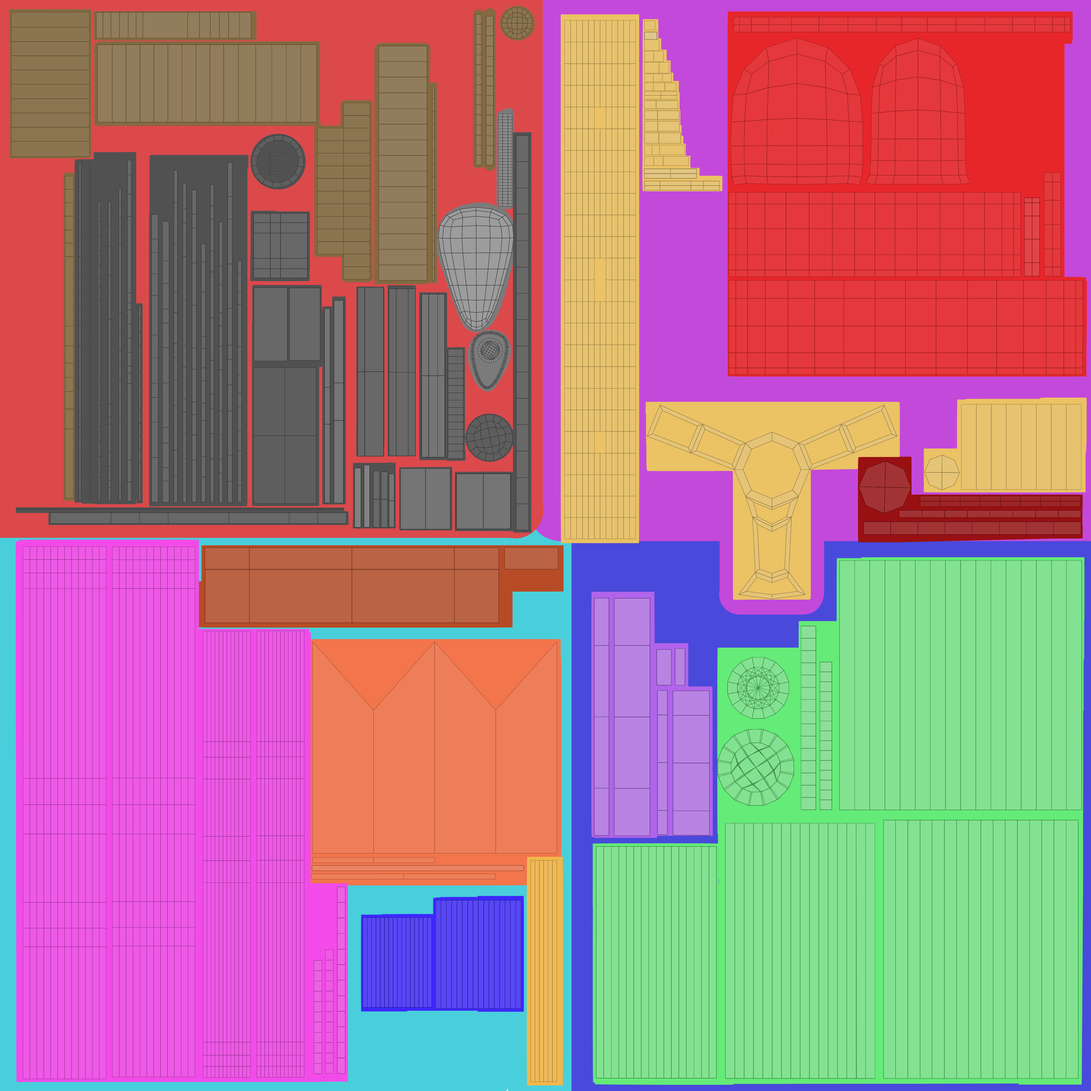
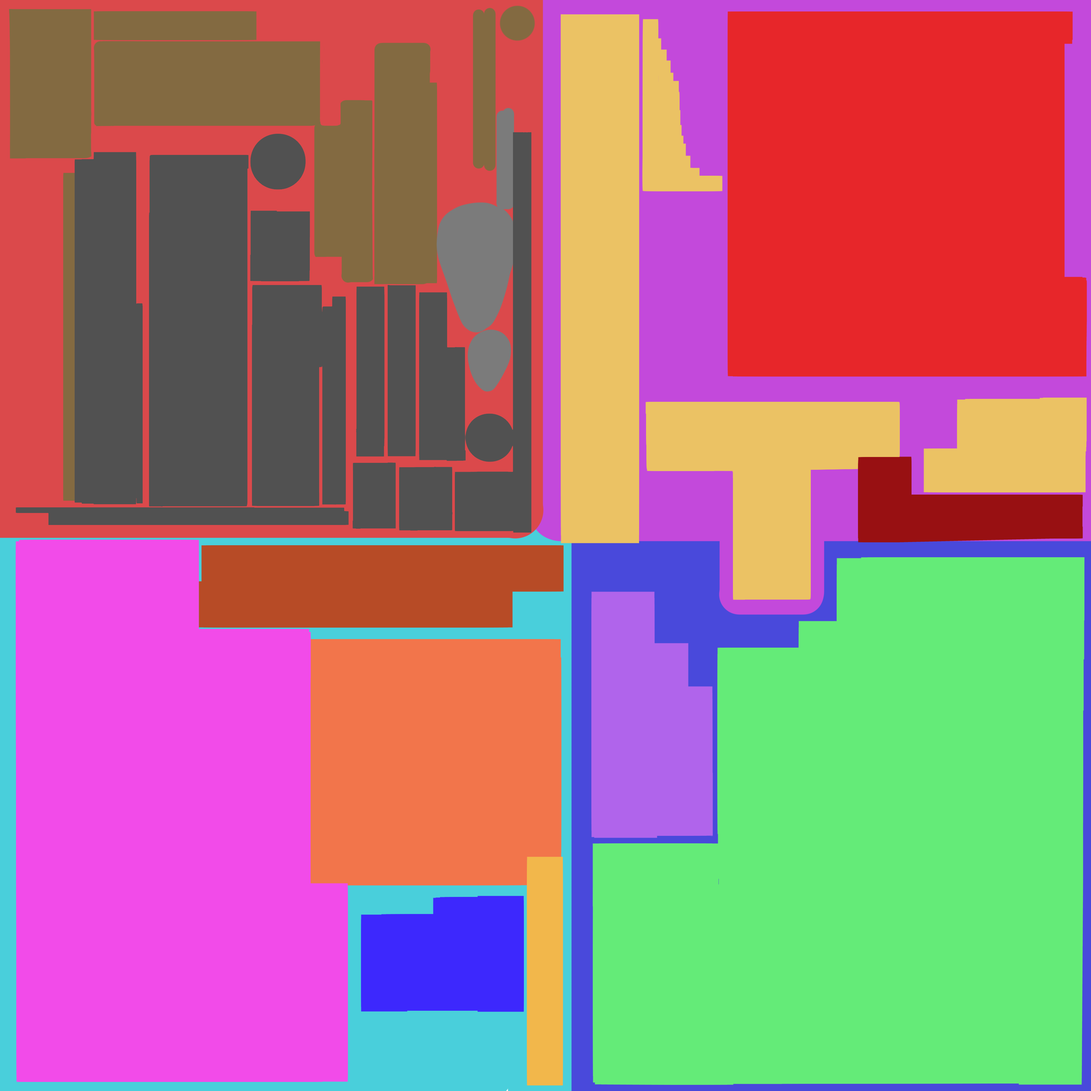
Before/after of a w=1091, h=1091 layered artwork. What changed in the layer stack:
hid "Layer 1" over box(10, 7, 1084, 1083)
